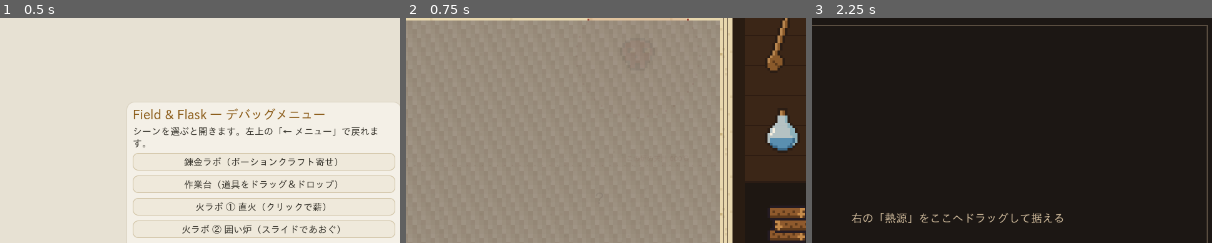
Above: before the commit, frames 1-3 (left to right).
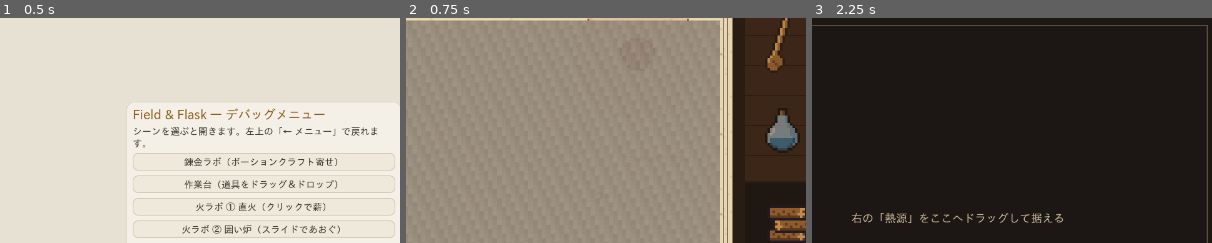
Above: after the commit, the same moments.

Repository: k-ken-ponko2/Field-And-Flask
Game: Godot game, scene res://presentation/debug/debug_menu.tscn
Two runs of this game, one before a commit and one after it. Both use one fixed random seed, a clock stepped at 60 frames per second and the inputs below. This scene is started directly instead of the project's main scene.
Inputs:
- Up to frame 1 (0.5 s): no input
- Up to frame 2 (0.75 s): click "錬金ラボ（ポーションクラフト寄せ）" at 0.5 s
- Up to frame 3 (2.25 s): click "← メニュー" at 1.25 s; click "作業台（道具をドラッグ＆ドロップ）" at 2 s
The pictures show only the part of the screen within x 17-67%, y 6-56%; the shares and areas given below are measured in that part.

Frame 1 is identical in both runs. In frame 2, 0.9% of the frame differs, in the area x 90-98%, y 40-60%; in frame 3, nothing differs.

Commit message:
Make the bottle glow when bottling is possible
瓶詰めできる状態の合図（仮・案1）: 掛けてある瓶が反応する。

- alchemy_lab.gd: 瓶詰めの判定を _bottle_check() に一本化（円の中 → 霧 50% → pH の順に理由を返す）。
  瓶の光り方と、瓶をかざしたときの断りの一言が同じ答えを見る
- cauldron_station.gd: 条件を満たすと掛けてある瓶が金色に明滅し（光輪＋点線の輪）、下に
  「瓶詰めできる」のインク札。満たさない間は瓶を少し暗く
- docs/design/alchemy-lab.md に追記。実スクショを更新

Co-Authored-By: Claude Fable 5.1 <noreply@anthropic.com>
Claude-Session: https://claude.ai/code/session_01FSKeZJFgvj51DQoS47Yb1w

Diff:
--- a/presentation/lab/alchemy_lab.gd
+++ b/presentation/lab/alchemy_lab.gd
@@ -66,6 +66,7 @@
 		sim.batch_lost = true
 		_say("釜にひびが入った… 中身は失われた", Color(0.9, 0.5, 0.4))
 	station.ph = sim.ph()
+	station.bottle_ready = _bottle_check()["ok"]
 	station.liquid_color = Color(0.5, 0.69, 0.54) if not sim.batch_lost else Color(0.3, 0.1, 0.1)
 	exploration.mark_visited(sim.position)
 	map_view.heat_ceiling_celsius = bench.fire.source.max_temperature if bench.fire != null else 0.0
@@ -103,22 +104,28 @@
 	if sim.batch_lost and _toast_timer <= 0.0:
 		_say("暴走！ バッチは全損。「新しいバッチ」でやり直す", Color(0.9, 0.4, 0.3))
 
-func _on_bottle() -> void:
-	if sim.batch_lost:
-		_say("暴走したバッチは瓶に詰められない", Color(0.9, 0.5, 0.4))
-		return
+## 瓶詰めできるか。瓶の光り方・ドロップ判定・断りの一言はすべてこの答えを見る。
+## 戻り値: { "ok": bool, "reason": String, "target": ReactionRegion|null }
+func _bottle_check() -> Dictionary:
+	if sim.batch_lost:
+		return {"ok": false, "reason": "暴走したバッチは瓶に詰められない", "target": null}
 	var here := sim.current_region()
 	if here == null or here.kind != ReactionRegion.Kind.TARGET:
-		_say("まだ何にもなっていない（目標の円の中に入っていない）", Color(0.95, 0.85, 0.6))
-		return
+		return {"ok": false, "reason": "まだ何にもなっていない（目標の円の中に入っていない）", "target": null}
 	var ratio := exploration.clear_ratio(here.center, here.radius)
 	if ratio < MapExploration.BOTTLE_CLEAR_RATIO:
-		_say("霧が濃くてまだ見えない… 円の中をもっと晴らす（%d%% / 50%%）" % int(round(ratio * 100.0)), Color(0.95, 0.85, 0.6))
-		return
+		return {"ok": false, "reason": "霧が濃くてまだ見えない… 円の中をもっと晴らす（%d%% / 50%%）" % int(round(ratio * 100.0)), "target": here}
 	var tgt := sim.reached_target()
 	if tgt == null:
-		_say("円の中だが pH が条件外（今 %.1f、要 %.0f〜%.0f）" % [sim.ph(), here.ph_min, here.ph_max], Color(0.95, 0.85, 0.6))
-		return
+		return {"ok": false, "reason": "円の中だが pH が条件外（今 %.1f、要 %.0f〜%.0f）" % [sim.ph(), here.ph_min, here.ph_max], "target": here}
+	return {"ok": true, "reason": "", "target": tgt}
+
+func _on_bottle() -> void:
+	var check := _bottle_check()
+	if not check["ok"]:
+		_say(check["reason"], Color(0.95, 0.85, 0.6))
+		return
+	var tgt: ReactionRegion = check["target"]
 	var note := sim.to_note()
 	notes.append(note)
 	var first := exploration.discover(tgt.product_id)
--- a/presentation/lab/cauldron_station.gd
+++ b/presentation/lab/cauldron_station.gd
@@ -33,6 +33,8 @@
 var liquid_color := Color(0.5, 0.69, 0.54)
 ## 現在の pH（釜の縁をリトマス色で塗る）。負なら表示しない。
 var ph := 7.0
+## 瓶詰めできる状態か（掛けてある瓶が金色に明滅し「瓶詰めできる」の札が出る）。
+var bottle_ready := false
 
 var _held: StringName = &""          ## 掴んでいる道具
 var _held_pos := Vector2.ZERO
@@ -207,6 +209,9 @@
 	for id in TOOL_HOOKS:
 		if id == _held:
 			continue
+		if id == &"bottle":
+			_draw_bottle_hook()
+			continue
 		LabAssets.blit_center(self, _tool_tex(id), TOOL_HOOKS[id])
 	if _held != &"":
 		var over := _over_cauldron(_held_pos)
@@ -247,6 +252,26 @@
 				LabAssets.blit_bottom(self, LabAssets.TEX[&"log"], Vector2(70 + (i % 2) * 8, size.y - 10 - i * 18), i % 2 == 1)
 			_caption("今だ！ 火をクリックして薪を入れる" if fire.is_ember() else ("火が消えた — クリックで点け直す" if fire.is_out() else "燃え盛っている… 炎が小さくなるまで待つ"))
 
+## 掛けてある瓶。瓶詰めできるときは金色に明滅して札を出し、できない間は少し暗い。
+func _draw_bottle_hook() -> void:
+	var at: Vector2 = TOOL_HOOKS[&"bottle"]
+	var tex := _tool_tex(&"bottle")
+	if not bottle_ready:
+		LabAssets.blit_center(self, tex, at, false, Color(0.7, 0.7, 0.7, 0.85))
+		return
+	var pulse := 0.5 + 0.5 * sin(_flicker * 5.0)
+	draw_circle(at, 46.0 + 6.0 * pulse, Color(1.0, 0.8, 0.3, 0.18 + 0.12 * pulse))
+	LabAssets.dotted_circle(self, at, 40.0 + 4.0 * pulse, Color(1.0, 0.85, 0.4, 0.6 + 0.4 * pulse), 16, 3.0)
+	LabAssets.blit_center(self, tex, at, false, Color(1.0, 1.0, 1.0).lerp(Color(1.0, 0.95, 0.7), pulse))
+	# 札（インクの短冊）
+	var font := get_theme_default_font()
+	var label := "瓶詰めできる"
+	var tw := font.get_string_size(label, HORIZONTAL_ALIGNMENT_LEFT, -1, 13).x
+	var box := Rect2(at + Vector2(-tw * 0.5 - 8, 50), Vector2(tw + 16, 22))
+	draw_rect(box, LabAssets.PAPER)
+	draw_rect(box, LabAssets.INK, false, 2.0)
+	draw_string(font, box.position + Vector2(8, 16), label, HORIZONTAL_ALIGNMENT_LEFT, -1, 13, LabAssets.INK)
+
 ## pH の目盛り：リトマスの帯（0〜14）と現在値の印。縁の色をここで読む。
 func _draw_ph_scale(at: Vector2) -> void:
 	var px := LabAssets.PX
Binary file changed: docs/prototypes/screenshot-alchemy-lab-bottled.png
Binary file changed: docs/prototypes/screenshot-alchemy-lab-hover.png
Binary file changed: docs/prototypes/screenshot-alchemy-lab.png
Not shown, changed: docs/design/alchemy-lab.md
